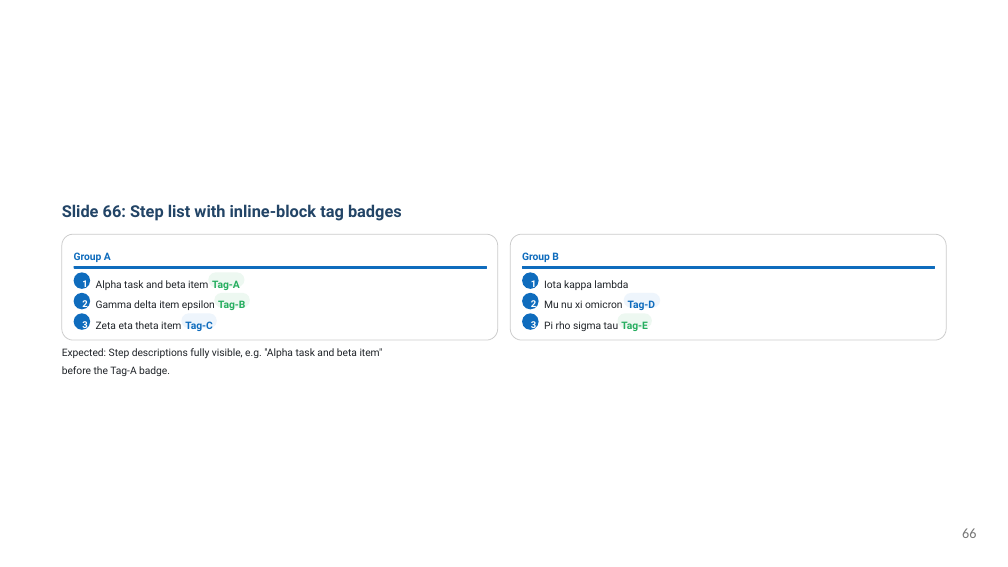
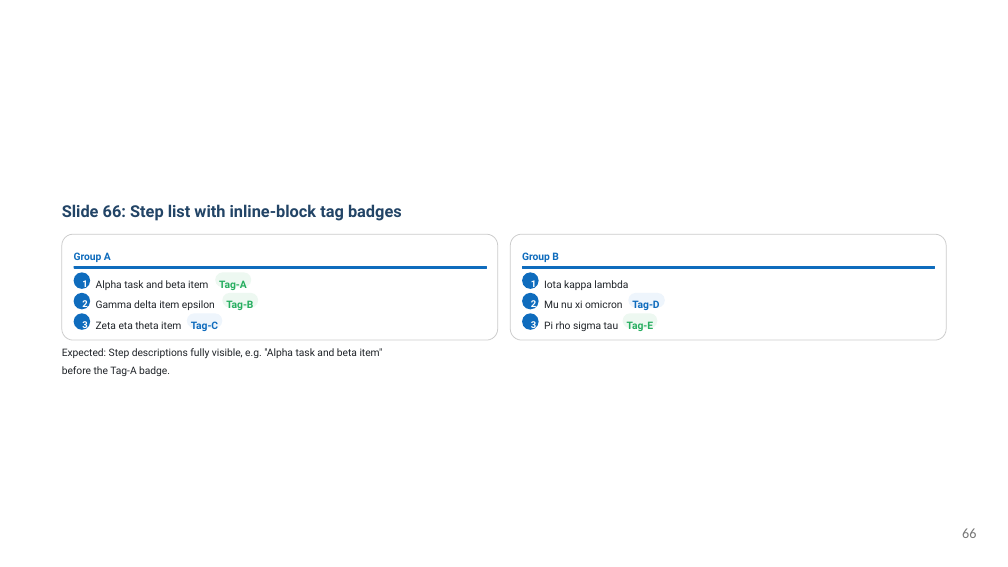
Before and after one commit to KatsuYuzu/marp-to-editable-pptx, a slide deck: slide 66 of output-pptx/test-output.pptx. Drawn at 1008x567 pixels with LibreOffice and Linux fonts; fonts in the diff are those of the drawing. Boxes give left, top, right and bottom in pixels: in the first picture for what was removed or moved away, otherwise in the second. Text is boxed around its words. In the diff, an @@ line names an element or a change of style, - is before the commit and + after.

```diff
--- a/output-pptx/test-output.pptx
+++ b/output-pptx/test-output.pptx
@@ 4 texts, 4 rounded rectangles: place and size @@
-4 texts, 4 rounded rectangles at box(181, 272, 660, 331)
+4 texts, 4 rounded rectangles at box(187, 272, 665, 331)
@@ text "Tag-B": place and size @@
-text "Tag-B" at box(218, 300, 245, 310)
+text "Tag-B" at box(226, 300, 253, 310)
@@ rounded rectangle: place and size @@
-rounded rectangle at box(214, 293, 250, 308)
+rounded rectangle at box(222, 293, 258, 308)
```
Also in this commit, not shown: 21 other slides changed, 1 other file.
